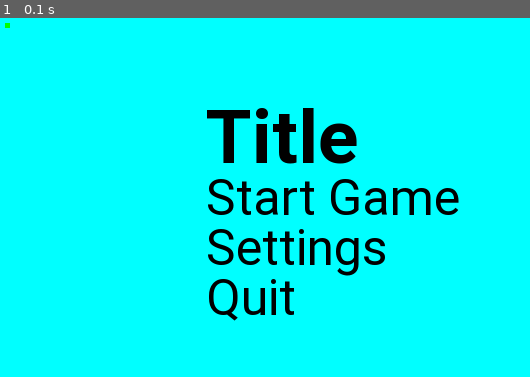
Above: before the commit, frame 1.
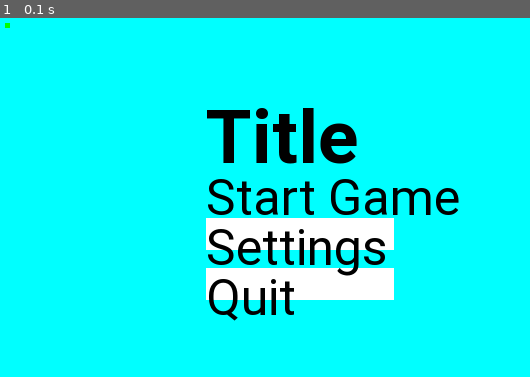
Above: after the commit, the same moment.

Repository: Fossa88/Python
Game: pygame game, started from pygame-Capstone/TitleScreenTemplate.py
The game is run twice, just before and just after one commit, with the same random seed, the same clock (stepped at 60 frames per second) and the same inputs.
Inputs:
- Up to frame 1 (0.1 s): no input

The runs differ from the first frame. In frame 1, 5.6% of the frame differs, in the area x 38-75%, y 55-79%.

Commit message:
Update TitleScreenTemplate.py

Diff:
--- a/pygame-Capstone/TitleScreenTemplate.py
+++ b/pygame-Capstone/TitleScreenTemplate.py
@@ -7,9 +7,10 @@
 pygame.display.set_caption('Title Screen')
 
 clock = pygame.time.Clock()
-fps_limit = 60
+fps_limit = 120
 
     # Colours
+WHITE = (255, 255, 255)
 BLACK = (0, 0, 0,)
 GREEN = (0, 255, 0)
 RED = (255, 0, 0)
@@ -25,6 +26,9 @@
     img = Font.render(Text, True, Tcolour)
     surface.blit(img, (xpos, ypos))
 
+def Rectangle(surface, Colour, Xpos2, Ypos2, Length, Height1):
+    pygame.draw.rect(surface, Colour, pygame.Rect(Xpos2, Ypos2, Length, Height1))
+
     # Game Function
 while running:
     clock.tick(fps_limit)
@@ -37,8 +41,11 @@
 
     #Objects
     colour = GREEN
-    (Xpos, Ypos) = pygame.mouse.get_pos()
-    Cursor = pygame.draw.rect(surface, colour, pygame.Rect(Xpos, Ypos, 5, 5))
+    (Xpos1, Ypos1) = pygame.mouse.get_pos()
+    Cursor = pygame.draw.rect(surface, colour, pygame.Rect(Xpos1, Ypos1, 5, 5))
+    StartRectangle = Rectangle(surface, AQUA, width/2.9, 150, 188, 32)
+    SettingsRectangle = Rectangle(surface, WHITE, width/2.9, 200, 188, 32)
+    QuitRectangle = Rectangle(surface, WHITE, width/2.9, 250, 188, 32)
 
     #Text
     draw_text("Title", text_font2, BLACK, width/2.9, 75)
